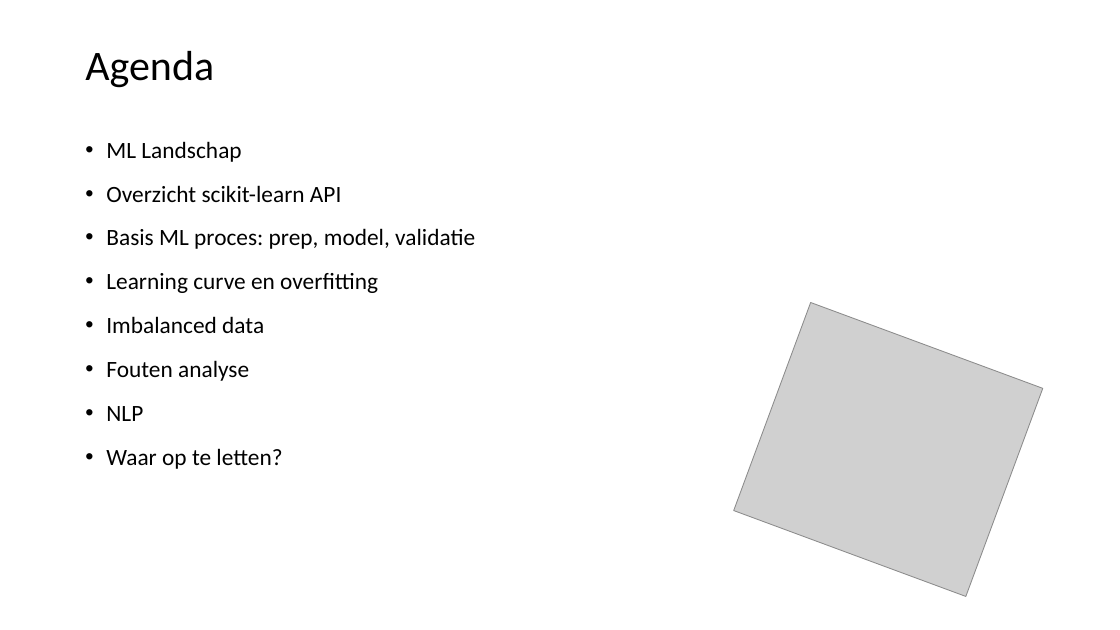
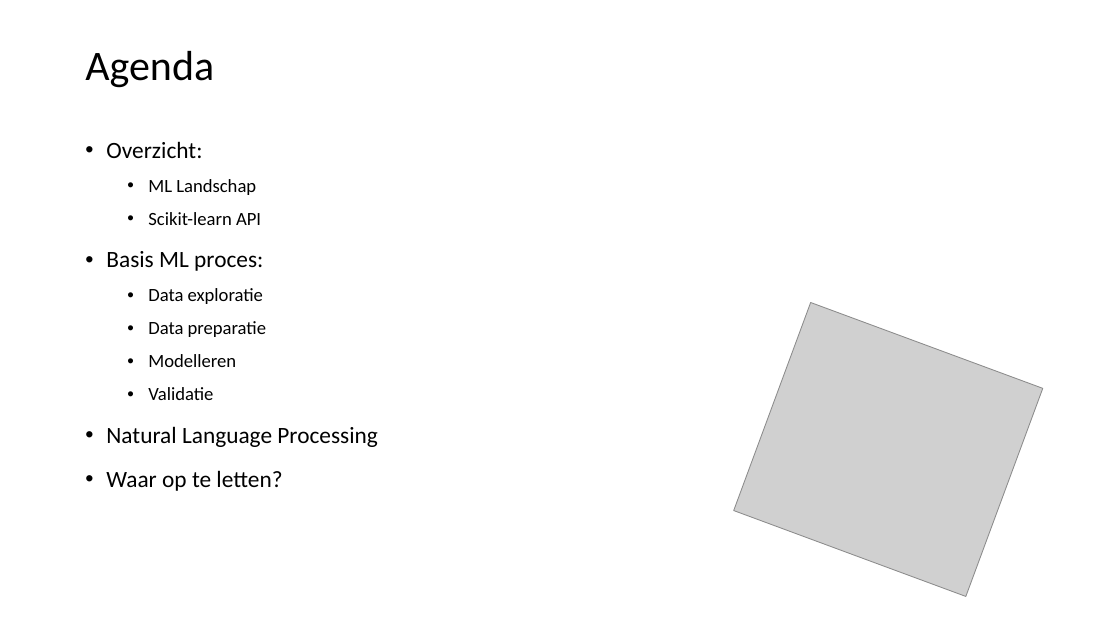
Before and after one commit to LFKoning/knowledge-sharing, a slide deck: slide 2 of python_trainees/4_scikit_learn/python_traineeship_4.pptx. Drawn at 1120x630 pixels with LibreOffice and Linux fonts; fonts in the diff are those of the drawing; grey boxes stand for pictures. Boxes give left, top, right and bottom in pixels: in the first picture for what was removed or moved away, otherwise in the second. Text is boxed around its words. In the diff, an @@ line names an element or a change of style, - is before the commit and + after.

```diff
--- a/python_trainees/4_scikit_learn/python_traineeship_4.pptx
+++ b/python_trainees/4_scikit_learn/python_traineeship_4.pptx
@@ text at (x1=106, y1=141, x2=202, y2=158): paragraph added @@
+• Overzicht:
@@ text at (x1=148, y1=179, x2=256, y2=195): size 20 to 16 pt in "ML Landschap"; list level 1 to 2 in "ML Landschap" @@
@@ text at (x1=106, y1=212, x2=378, y2=447): text changed; size 20 to 16 pt @@
-• Overzicht scikit-learn API
-• Basis ML proces: prep, model, validatie
-• Learning curve en overfitting
-• Imbalanced data
-• Fouten analyse
-• NLP
+  • Scikit-learn API
+• Basis ML proces:
+  • Data exploratie
+  • Data preparatie
+  • Modelleren
+  • Validatie
+• Natural Language Processing
```
Also in this commit, not shown: 4 other slides changed, 7 slides added, 12 other files.
